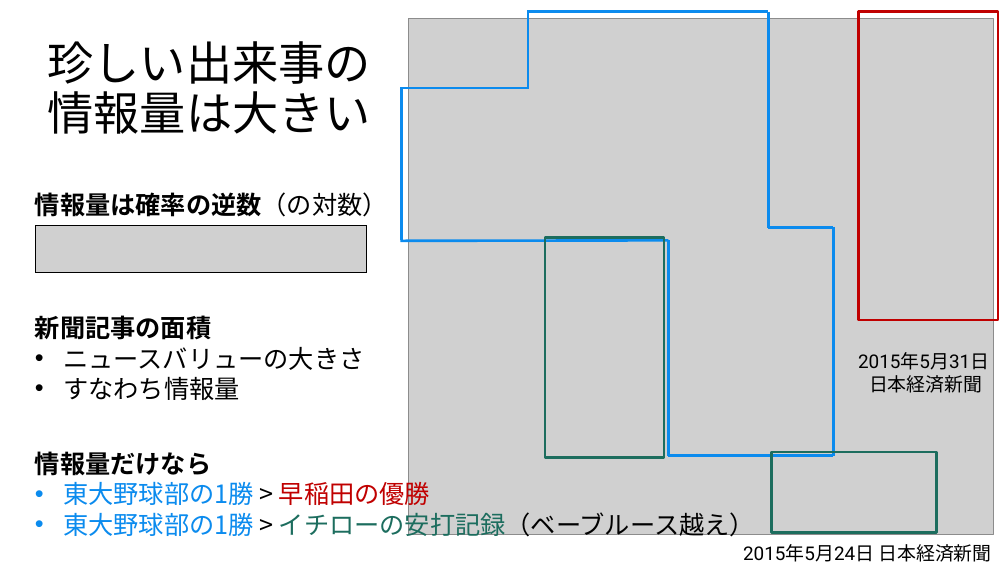
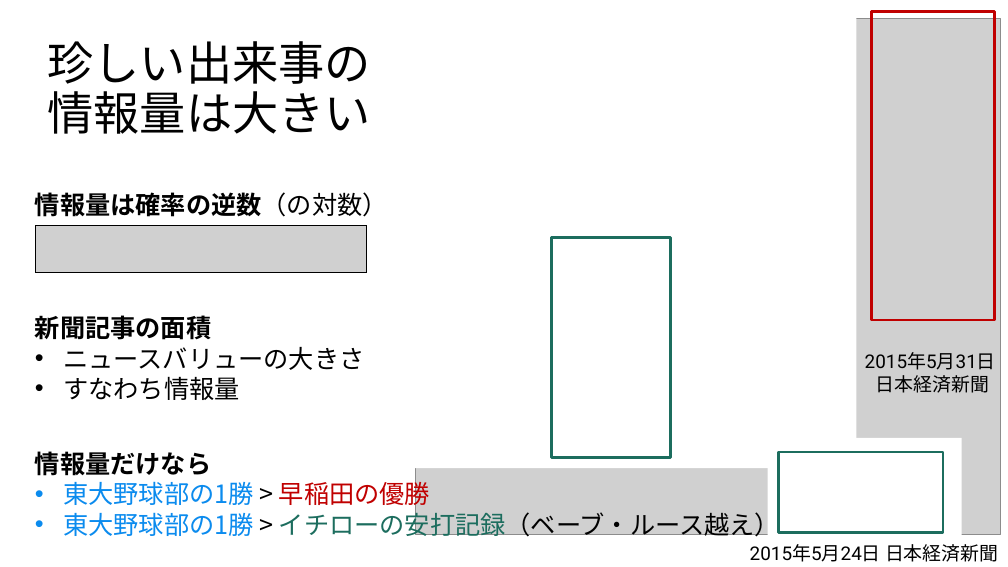
Before and after one commit to YugiLab/Lectures, a slide deck: slide 18 of DS2_2025/Day3/yugi_lecture5_shannon.pptx. Drawn at 1008x567 pixels with LibreOffice and Linux fonts; fonts in the diff are those of the drawing; grey boxes stand for pictures. Boxes give left, top, right and bottom in pixels: in the first picture for what was removed or moved away, otherwise in the second. Text is boxed around its words. In the diff, an @@ line names an element or a change of style, - is before the commit and + after.

```diff
--- a/DS2_2025/Day3/yugi_lecture5_shannon.pptx
+++ b/DS2_2025/Day3/yugi_lecture5_shannon.pptx
@@ rectangle added at box(397, 0, 857, 468), fill #FFFFFF @@
@@ line removed from (528, 11) to (768, 11) @@
@@ line removed from (528, 11) to (528, 89) @@
@@ line removed from (768, 11) to (768, 228) @@
@@ rectangle: place and size @@
-rectangle at box(859, 11, 998, 320)
+rectangle at box(872, 11, 995, 320)
@@ line removed from (401, 88) to (528, 88) @@
@@ line removed from (402, 88) to (402, 240) @@
@@ 2 texts, 2 rectangles, 1 picture: place and size @@
-2 texts, 2 rectangles, 1 picture at box(408, 19, 994, 562)
+2 texts, 2 rectangles, 1 picture at box(415, 19, 1000, 562)
@@ line removed from (768, 228) to (833, 228) @@
@@ line removed from (833, 227) to (833, 456) @@
@@ line removed from (401, 241) to (668, 240) @@
@@ line removed from (668, 240) to (668, 456) @@
@@ rectangle added at box(768, 438, 961, 539), fill #FFFFFF @@
@@ line removed from (668, 456) to (833, 456) @@
@@ text at box(63, 508, 780, 541): text changed @@
-• 東大野球部の1勝 > イチローの安打記録（ベーブルース越え）
+• 東大野球部の1勝 > イチローの安打記録（ベーブ・ルース越え）
```
Also in this commit, not shown: 12 other files.
